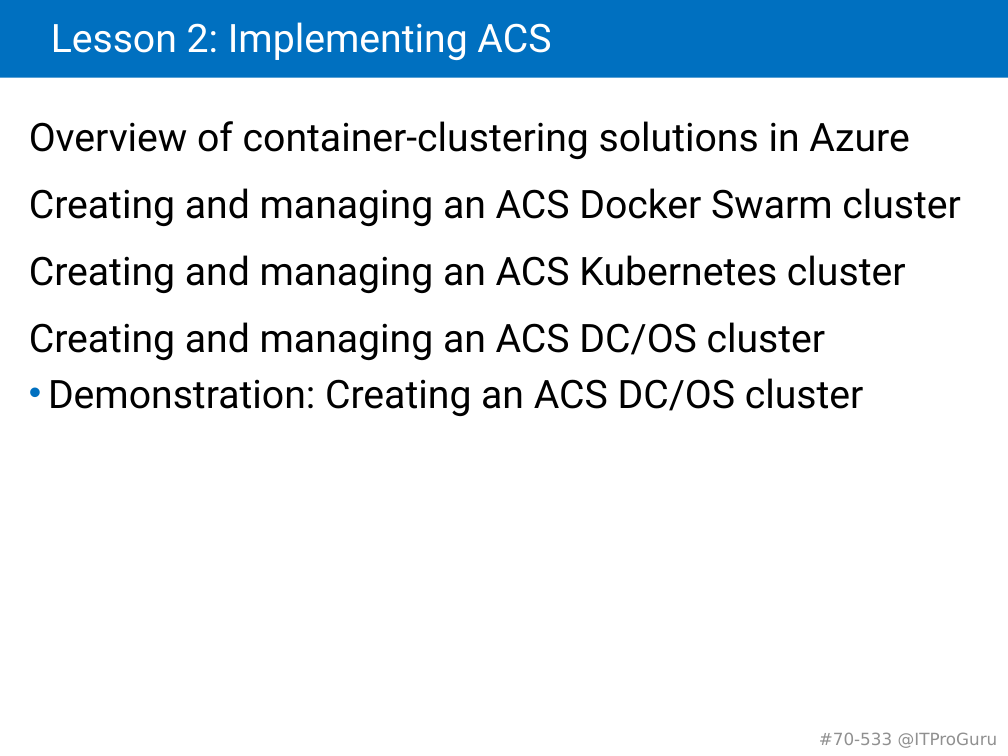
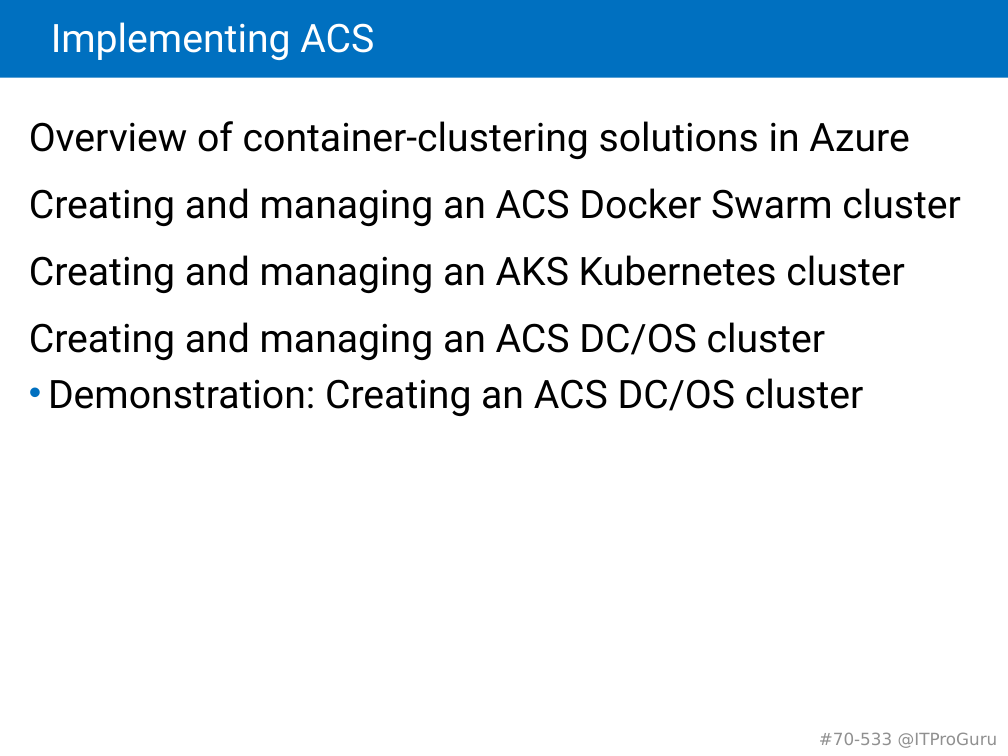
Before and after one commit to guruskill/70-533, a slide deck: slide 75 of 70-533-02-Compute.pptx (slide 77 before the commit). Drawn at 1008x756 pixels with LibreOffice and Linux fonts; fonts in the diff are those of the drawing. Boxes give left, top, right and bottom in pixels: in the first picture for what was removed or moved away, otherwise in the second. Text is boxed around its words. In the diff, an @@ line names an element or a change of style, - is before the commit and + after.

```diff
--- a/70-533-02-Compute.pptx
+++ b/70-533-02-Compute.pptx
@@ title at (51,22,374,60): text changed @@
-Lesson 2: Implementing ACS
+Implementing ACS
@@ text at (29,121,961,416): text changed @@
-• Overview of container-clustering solutions in Azure
-  Creating and managing an ACS Docker Swarm cluster
-  Creating and managing an ACS Kubernetes cluster
-  Creating and managing an ACS DC/OS cluster
-  Demonstration: Creating an ACS DC/OS cluster
+• Overview of container-clustering solutions in Azure
+  Creating and managing an ACS Docker Swarm cluster
+  Creating and managing an AKS Kubernetes cluster
+  Creating and managing an ACS DC/OS cluster
+  Demonstration: Creating an ACS DC/OS cluster
```
Also in this commit, not shown: 27 other slides changed, 4 slides added, 6 slides removed.
